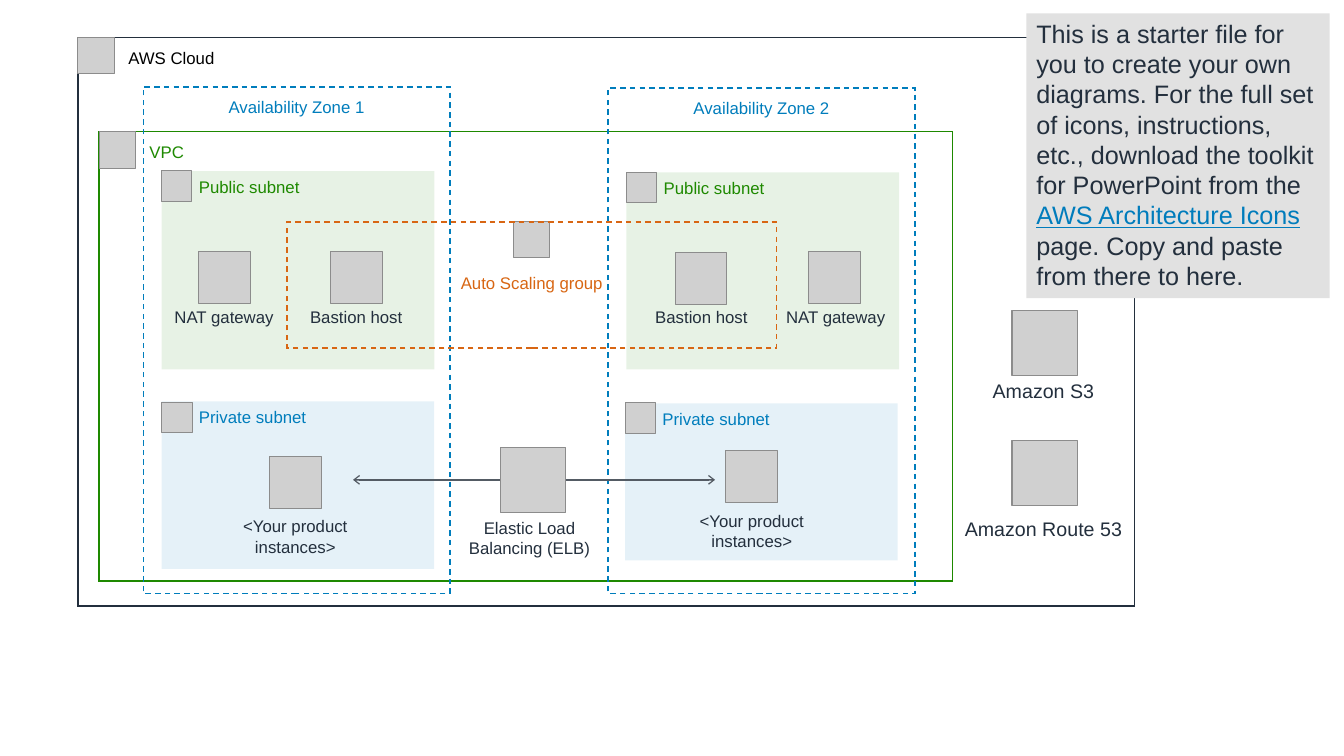
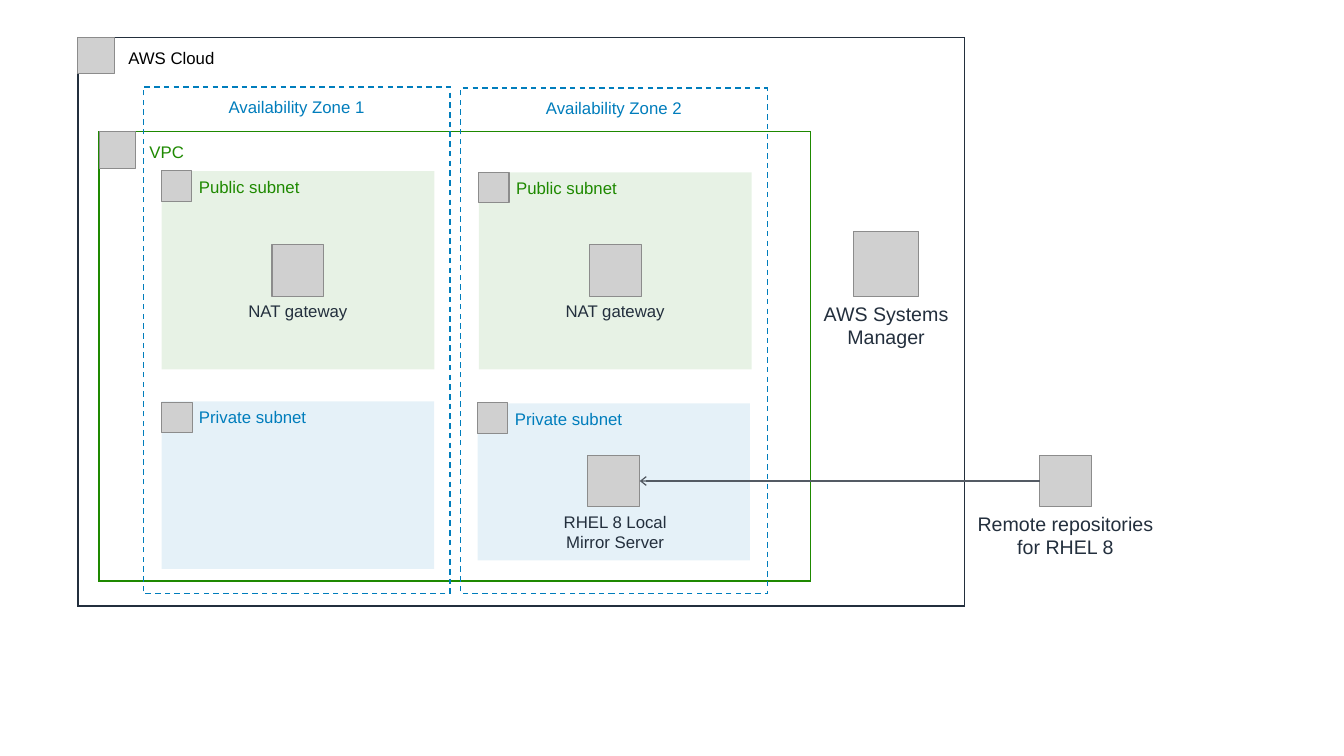
Before and after one commit to GlennChia/quickstart-rhel-local-mirror, a slide deck: slide 1 of docs/images/Quick Start architecture diagram.pptx. Drawn at 1344x756 pixels with LibreOffice and Linux fonts; fonts in the diff are those of the drawing; grey boxes stand for pictures. Boxes give left, top, right and bottom in pixels: in the first picture for what was removed or moved away, otherwise in the second. Text is boxed around its words. In the diff, an @@ line names an element or a change of style, - is before the commit and + after.

Commit message:
docs: ppt archi diagram

```diff
--- a/docs/images/Quick Start architecture diagram.pptx
+++ b/docs/images/Quick Start architecture diagram.pptx
@@ rectangle removed at bbox=[1026, 13, 1330, 298] @@
-This is a starter file for you to create your own diagrams. For the full set of icons, instructions, etc., download the toolkit for PowerPoint from the AWS Architecture Icons page. Copy and paste from there to here.
@@ rectangle "AWS Cloud": place and size @@
-rectangle "AWS Cloud" at bbox=[78, 37, 1134, 606]
+rectangle "AWS Cloud" at bbox=[78, 37, 964, 606]
@@ 3 rectangles, 2 pictures: place and size @@
-3 rectangles, 2 pictures at bbox=[608, 88, 914, 594]
+3 rectangles, 2 pictures at bbox=[461, 88, 767, 594]
@@ rectangle "VPC": place and size @@
-rectangle "VPC" at bbox=[99, 132, 953, 582]
+rectangle "VPC" at bbox=[99, 132, 811, 582]
@@ rectangle removed at bbox=[287, 222, 777, 348] @@
-Auto Scaling group
@@ picture removed at bbox=[513, 221, 549, 257] @@
@@ picture added at bbox=[854, 231, 920, 296] @@
@@ picture: place and size @@
-picture at bbox=[199, 251, 250, 302]
+picture at bbox=[272, 244, 324, 295]
@@ picture: place and size @@
-picture at bbox=[810, 251, 861, 302]
+picture at bbox=[590, 245, 641, 296]
@@ picture removed at bbox=[676, 252, 727, 303] @@
@@ text "NAT gateway": place and size @@
-text "NAT gateway" at bbox=[174, 311, 273, 327]
+text "NAT gateway" at bbox=[248, 305, 347, 321]
@@ text "NAT gateway": place and size @@
-text "NAT gateway" at bbox=[786, 311, 885, 327]
+text "NAT gateway" at bbox=[566, 305, 664, 321]
@@ text removed at bbox=[310, 311, 403, 323] @@
-Bastion host
@@ text removed at bbox=[655, 311, 748, 323] @@
-Bastion host
@@ text added at bbox=[824, 307, 948, 348], 14 pt, text #232F3D @@
+AWS Systems Manager
@@ picture removed at bbox=[1012, 311, 1078, 376] @@
@@ text removed at bbox=[993, 384, 1094, 399] @@
-Amazon S3
@@ picture removed at bbox=[500, 448, 566, 513] @@
@@ picture removed at bbox=[1012, 441, 1078, 506] @@
@@ picture removed at bbox=[269, 457, 321, 508] @@
@@ picture: place and size @@
-picture at bbox=[331, 251, 382, 302]
+picture at bbox=[588, 455, 639, 506]
@@ picture removed at bbox=[726, 451, 777, 502] @@
@@ picture added at bbox=[1040, 455, 1091, 506] @@
@@ arrow removed from (500, 480) to (353, 480) @@
@@ arrow moved from (566, 480) - (715, 480) to (640, 481) - (1040, 481) @@
@@ arrow (640, 481) - (1040, 481): arrowheads changed @@
@@ text removed at bbox=[243, 520, 347, 553] @@
-<Your product instances>
@@ text removed at bbox=[469, 522, 590, 558] @@
-Elastic Load Balancing (ELB)
@@ text added at bbox=[564, 516, 666, 548], 12 pt, text #232F3D @@
+RHEL 8 Local Mirror Server
@@ text removed at bbox=[700, 515, 804, 547] @@
-<Your product instances>
@@ text at bbox=[978, 516, 1153, 554]: text changed @@
-Amazon Route 53
+Remote repositories for RHEL 8
```
Also in this commit, not shown: 1 other file.
